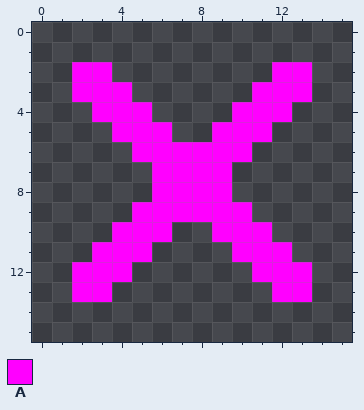
Pixel-art sprite -- art/Extra/Rank/X.png. That is the earlier state.
The file is 256x256 pixels, drawn in blocks of 16x16; one block is one cell here.
Palette (. is transparent): A #ff00ff
Pixels before, first column x 2:
 2 AA........AA
 3 AAA......AAA
 4 .AAA....AAA.
 5 ..AAA..AAA..
 6 ...AAAAAA...
 7 ....AAAA....
 8 ....AAAA....
 9 ...AAAAAA...
10 ..AAA..AAA..
11 .AAA....AAA.
12 AAA......AAA
13 AA........AA
Now the later version:
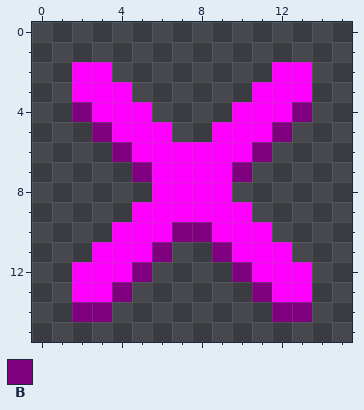
Colours new in this view: B #7f007f
Change:
Changed rows in their new state; - is an unchanged pixel.
first column x 2:
 4 B----------B
 5 -B--------B-
 6 --B------B--
 7 ---B----B---
10 -----BB-----
11 ----B--B----
12 ---B----B---
13 --B------B--
14 BB--------BB
